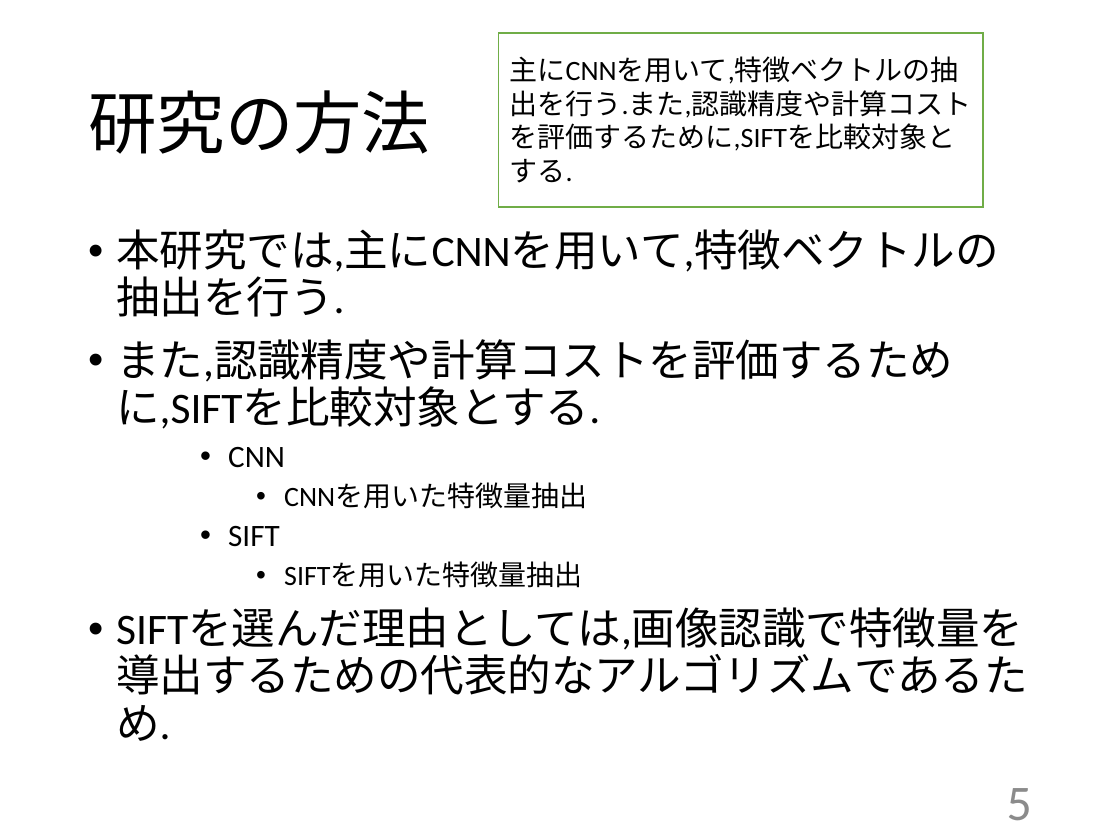
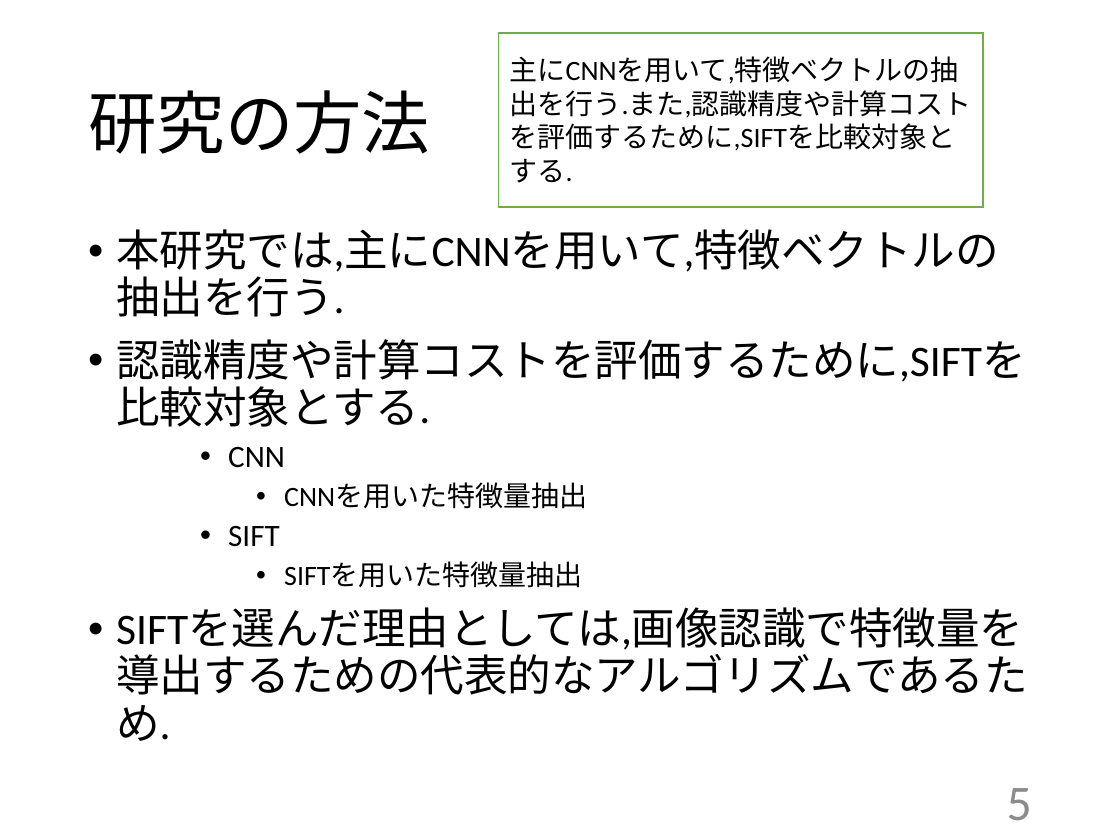
Before and after one commit to kait-takanolab/1821005-yoshioka-thesis, a slide deck: slide 5 of 1821005_中間発表.pptx. Drawn at 1120x840 pixels with LibreOffice and Linux fonts; fonts in the diff are those of the drawing. Boxes give left, top, right and bottom in pixels: in the first picture for what was removed or moved away, otherwise in the second. Text is boxed around its words. In the diff, an @@ line names an element or a change of style, - is before the commit and + after.

```diff
--- a/1821005_中間発表.pptx
+++ b/1821005_中間発表.pptx
@@ text at (x1=116, y1=339, x2=1025, y2=387): text changed @@
-• また,認識精度や計算コストを評価するために,SIFTを比較対象とする.
+• 認識精度や計算コストを評価するために,SIFTを比較対象とする.
```
Also in this commit, not shown: 2 other slides changed.
